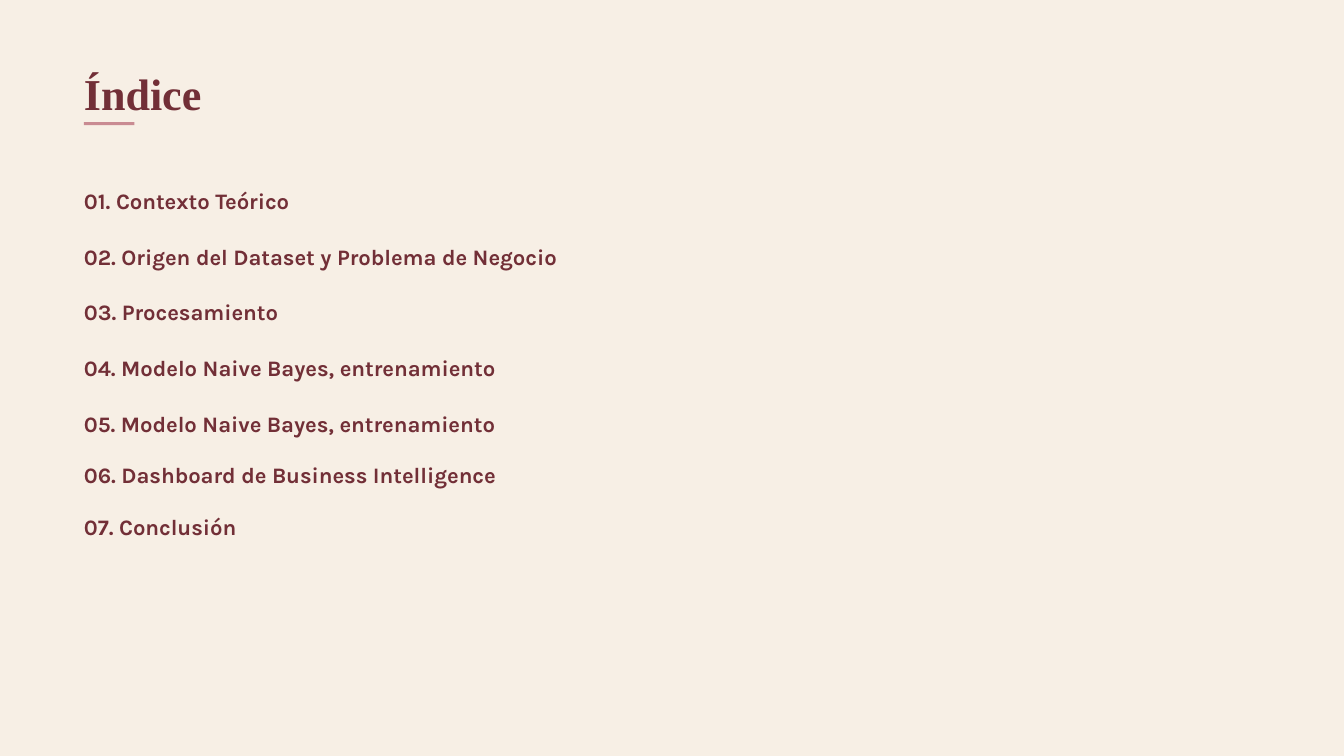
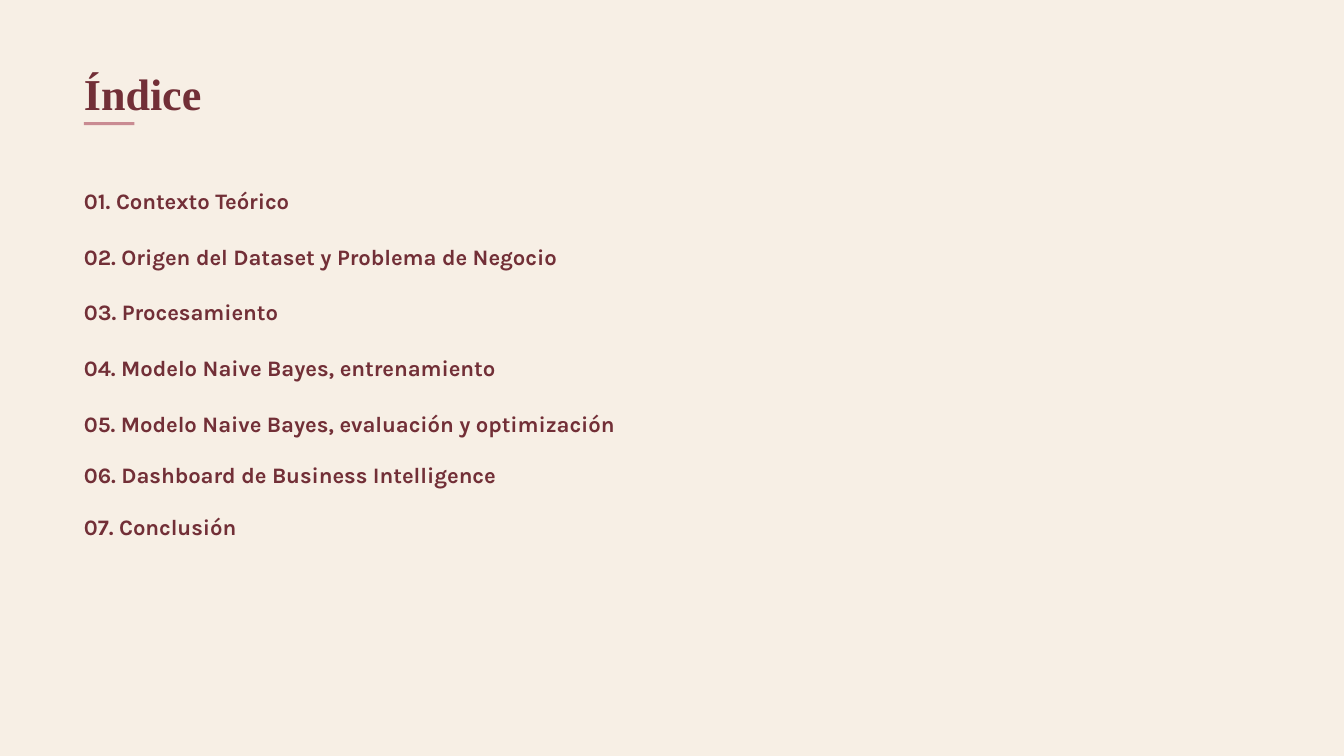
Before and after one commit to XimenaBecOliv07/Naive-Bayes, a slide deck: slide 2 of docs/presentacion/Proyecto_Naive_Bayes.pptx. Drawn at 1344x756 pixels with LibreOffice and Linux fonts; fonts in the diff are those of the drawing. Boxes give left, top, right and bottom in pixels: in the first picture for what was removed or moved away, otherwise in the second. Text is boxed around its words. In the diff, an @@ line names an element or a change of style, - is before the commit and + after.

```diff
--- a/docs/presentacion/Proyecto_Naive_Bayes.pptx
+++ b/docs/presentacion/Proyecto_Naive_Bayes.pptx
@@ text at (84, 415, 615, 438): text changed @@
-05. Modelo Naive Bayes, entrenamiento
+05. Modelo Naive Bayes, evaluación y optimización
```
Also in this commit, not shown: 9 other slides changed, 1 other file.
